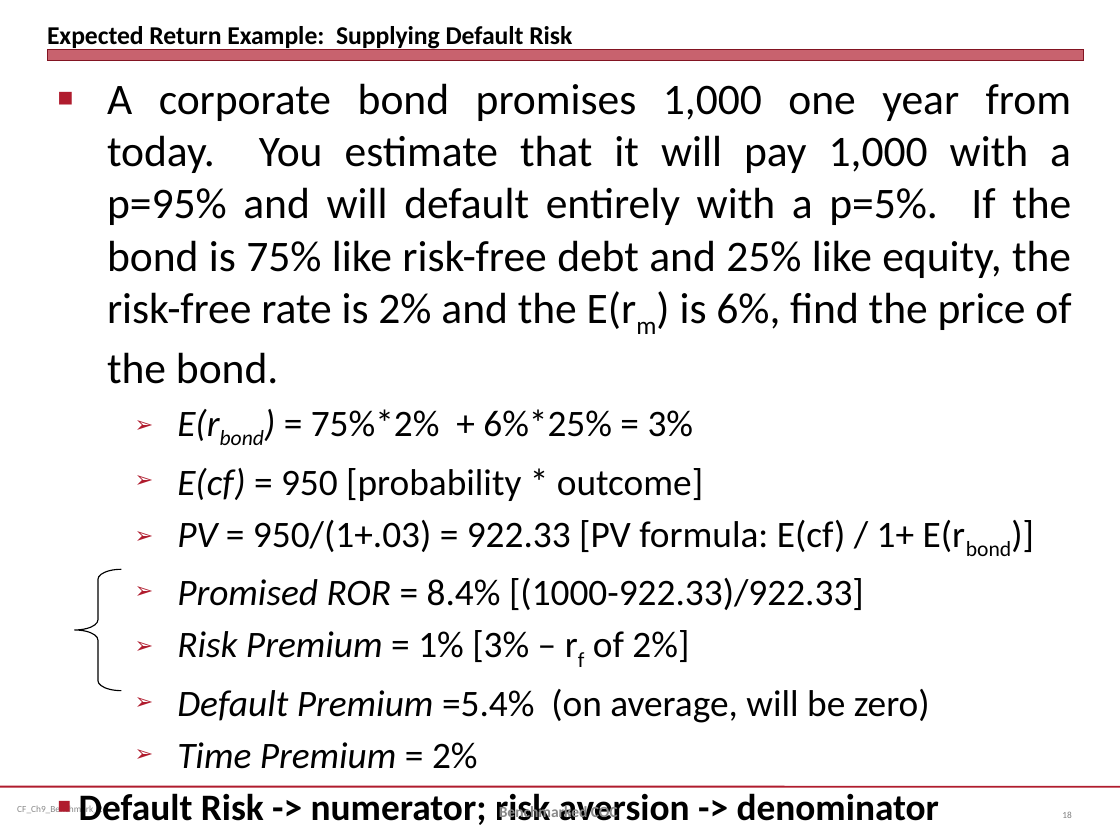
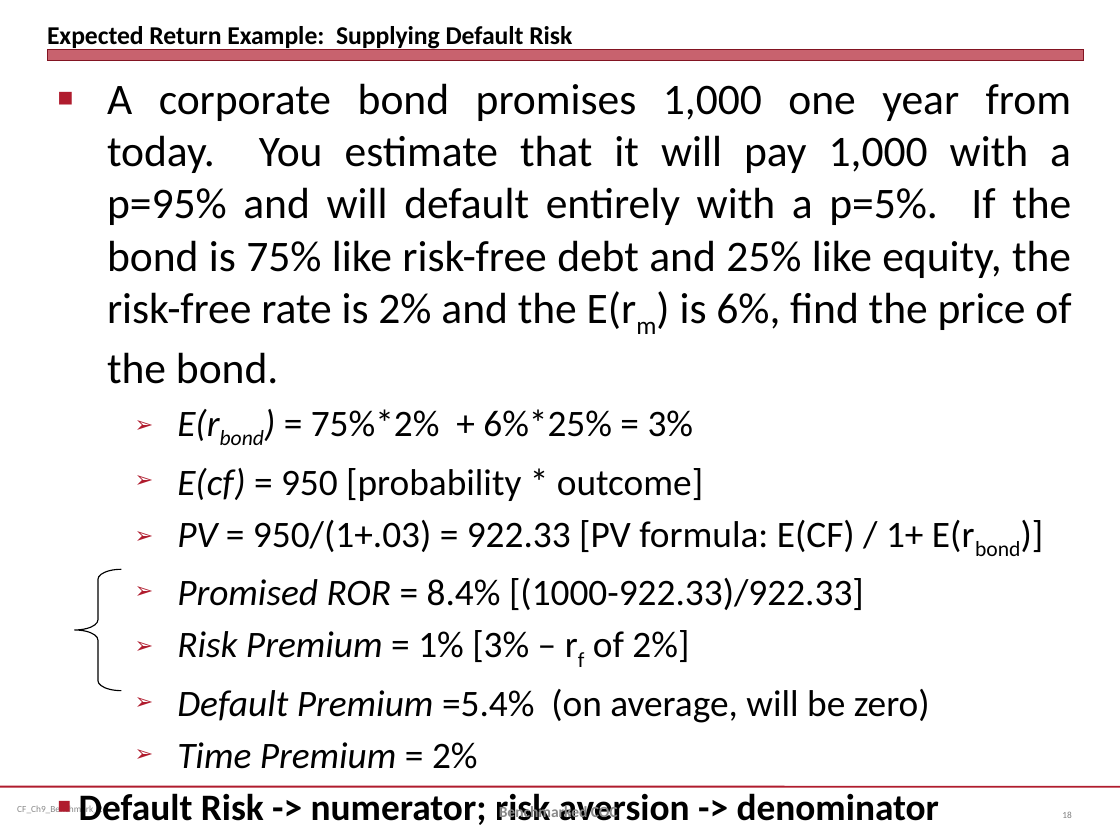
Before and after one commit to jmc877/Corporate-Finance, a slide deck: slide 18 of slides/CF_Ch9_Benchmark_24.pptx. Drawn at 1120x840 pixels with LibreOffice and Linux fonts; fonts in the diff are those of the drawing. Boxes give left, top, right and bottom in pixels: in the first picture for what was removed or moved away, otherwise in the second. Text is boxed around its words. In the diff, an @@ line names an element or a change of style, - is before the commit and + after.

```diff
--- a/slides/CF_Ch9_Benchmark_24.pptx
+++ b/slides/CF_Ch9_Benchmark_24.pptx
@@ text at (x1=177, y1=520, x2=975, y2=552): text changed @@
-  ➢ PV = 950/(1+.03) = 922.33 [PV formula: E(cf) / 1+ E(rbond)]
+  ➢ PV = 950/(1+.03) = 922.33 [PV formula: E(CF) / 1+ E(rbond)]
```
